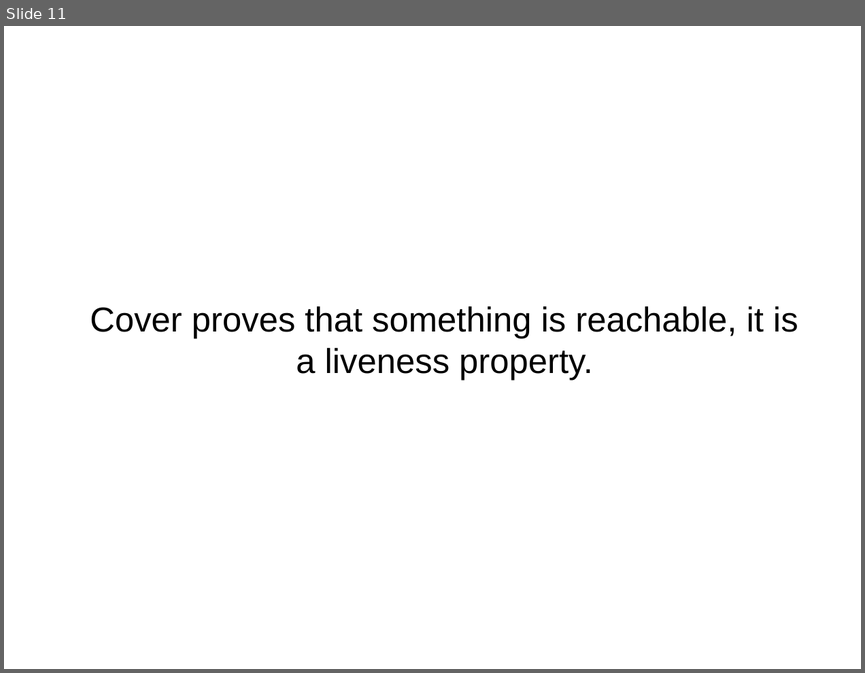
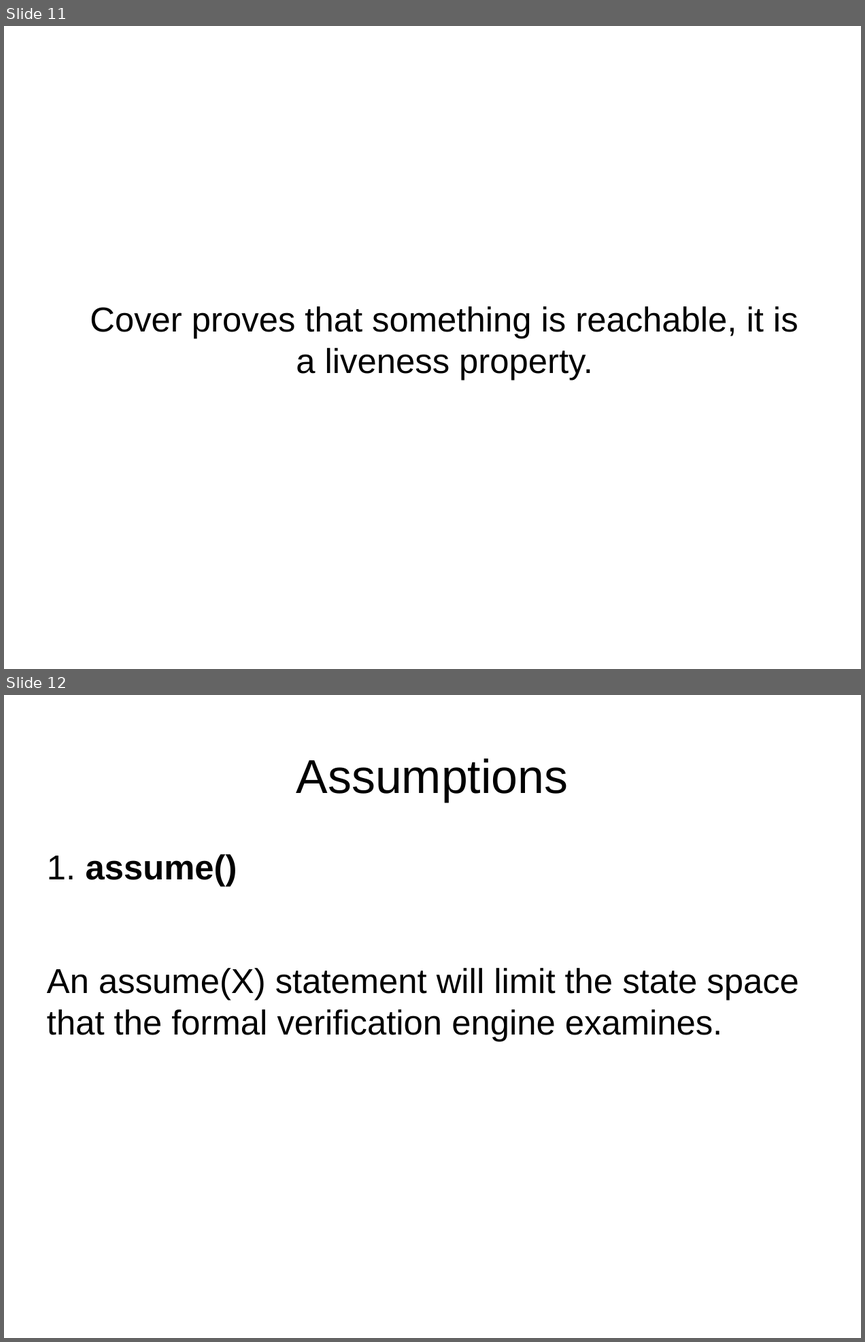
Before and after one commit to mattvenn/formal-intro-course, a slide deck: intro-course-slides.odp. Shown one above the other, each under a label of ours: slide 11 before the commit, slides 11 and 12 after it. The pictures are 865x673 and 865x1342 pixels, drawn with LibreOffice and Linux fonts; fonts in the diff are those of the drawing. Boxes give left, top, right and bottom in pixels: in the first picture for what was removed or moved away, otherwise in the second. Text is boxed around its words. In the diff, an @@ line names an element or a change of style, - is before the commit and + after.

```diff
--- a/intro-course-slides.odp
+++ b/intro-course-slides.odp
@@ slide 12 added at bbox=[4, 695, 861, 1338], background #FFFFFF @@
@@ title added at bbox=[296, 758, 568, 802], 44 pt, text #000000 @@
+Assumptions
@@ text added at bbox=[47, 854, 799, 1042], 32 pt, text #000000 @@
+1. assume()
+An assume(X) statement will limit the state space that the formal verification engine examines.
```
Also in this commit, not shown: 5 slides changed.
